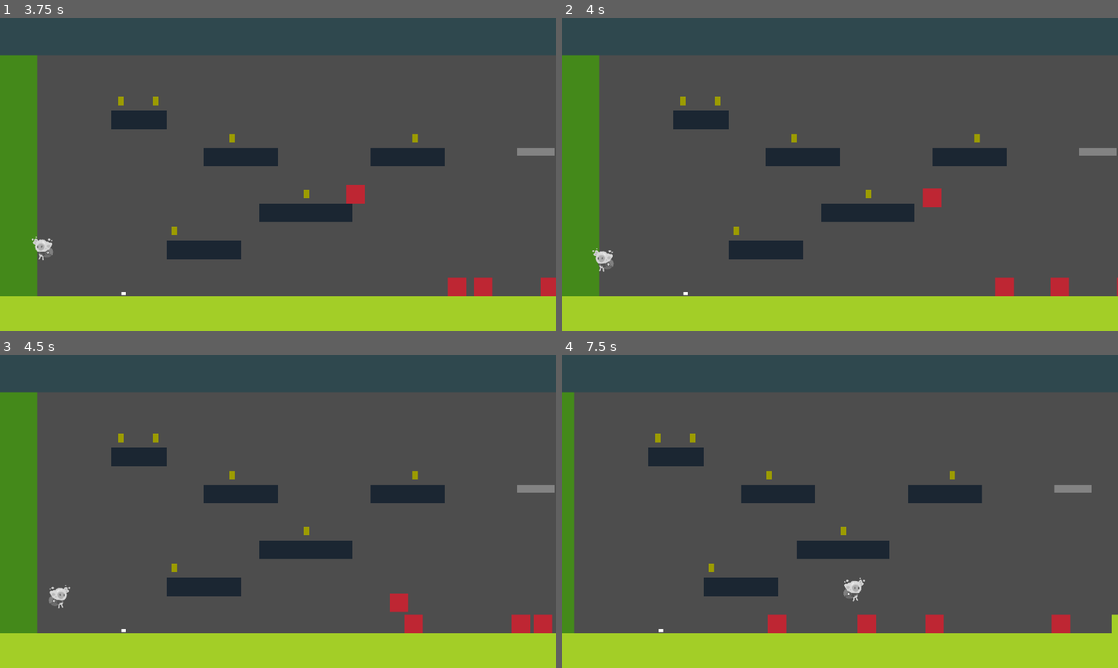
Above: before the commit, frames 1-4 (two rows, left to right).
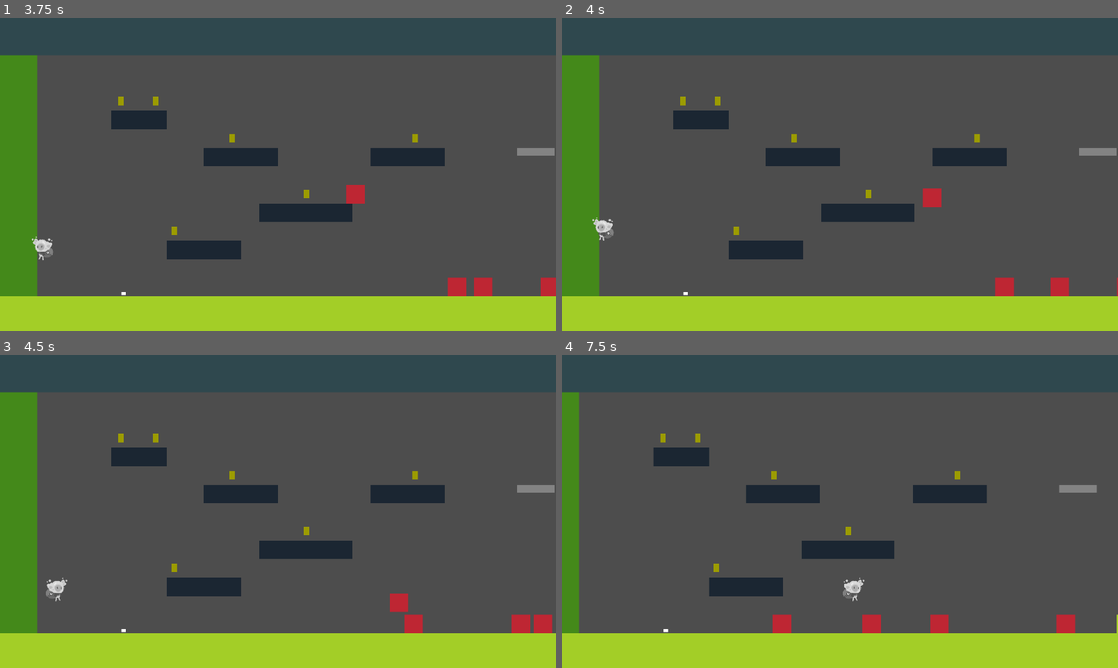
Above: after the commit, the same moments.

Repository: giuliosa/slyheart
Game: Godot game, scene res://Scenes/mock_stage_tiles.tscn
Two runs of this game, one before a commit and one after it. Both use one fixed random seed, a clock stepped at 60 frames per second and the inputs below.
Inputs:
- Up to frame 1 (3.75 s): hold Space (action) 0.53-1.28 s; hold D (move_right) 0.53-2.03 s; tap W (move_up) at 0.77, 1.52, 3.02 s; tap Space (action) at 1.35, 2.85 s; hold Space (action) 2.03-2.78 s; hold A (move_left) from 2.03 s (still down); hold Space (action) from 3.53 s (still down)
- Up to frame 2 (4 s): keep holding A (move_left); keep holding Space (action); tap W (move_up) at 3.77 s
- Up to frame 3 (4.5 s): release A (move_left) at 4.28 s; release Space (action) at 4.28 s; hold D (move_right) from 4.28 s (still down); tap Space (action) at 4.35 s
- Up to frame 4 (7.5 s): keep holding D (move_right); tap W (move_up) at 4.52, 6.02, 6.77 s; hold Space (action) 5.03-5.78 s; tap Space (action) at 5.85, 7.35 s; hold Space (action) 6.53-7.28 s

Frame 1 is identical in both runs. In frame 2, 0.3% of the frame differs, in the area x 5-10%, y 63-82%; in frame 3, 0.2%; in frame 4, 2.2%, in the area x 2-100%, y 12-89%.

Commit message:
Fixing wall behavior

Diff:
--- a/Scenes/Actors/Player/plataform_player.gd
+++ b/Scenes/Actors/Player/plataform_player.gd
@@ -35,7 +35,7 @@
 		velocity.x = 0
 
 	if is_on_wall():
-		velocity.y = 200
+		#velocity.y = 200
 		wall_normal = get_wall_normal()
 
 	# Handle jump.
@@ -47,15 +47,15 @@
 		jump_count += 1
 
 
-		#if is_on_wall():
-			#print("pulou da parede")
-			#is_jumping = true
-			#if wall_normal == Vector2.LEFT:
-				#velocity = Vector2(wall_normal.x * jump_velocity * -1, jump_velocity)
-			#if wall_normal == Vector2.RIGHT:
-				#velocity = Vector2(wall_normal.x * jump_velocity * -1, jump_velocity)
-			#
-			#print(velocity)
+		if is_on_wall():
+			jump_count = 1
+			print("pulou da parede")
+			if wall_normal == Vector2.LEFT:
+				velocity = Vector2(wall_normal.x * jump_velocity, -jump_velocity)
+			if wall_normal == Vector2.RIGHT:
+				velocity = Vector2(wall_normal.x * jump_velocity, -jump_velocity)
+
+			print(velocity)
 
 
 	elif is_on_floor():
--- a/Scenes/Actors/Player/plataform_player.tscn
+++ b/Scenes/Actors/Player/plataform_player.tscn
@@ -11,7 +11,7 @@
 size = Vector2(16, 27)
 
 [sub_resource type="RectangleShape2D" id="RectangleShape2D_08kxk"]
-size = Vector2(60, 71)
+size = Vector2(60, 54)
 
 [node name="Player" type="CharacterBody2D"]
 collision_mask = 22
@@ -40,7 +40,7 @@
 collision_mask = 4
 
 [node name="Collision" type="CollisionShape2D" parent="Hurtbox"]
-position = Vector2(8, -32.5)
+position = Vector2(8, -41)
 shape = SubResource("RectangleShape2D_08kxk")
 debug_color = Color(0.815686, 0.298039, 0.14902, 0.419608)
 
--- a/project.godot
+++ b/project.godot
@@ -87,6 +87,7 @@
 action={
 "deadzone": 0.5,
 "events": [Object(InputEventKey,"resource_local_to_scene":false,"resource_name":"","device":-1,"window_id":0,"alt_pressed":false,"shift_pressed":false,"ctrl_pressed":false,"meta_pressed":false,"pressed":false,"keycode":0,"physical_keycode":32,"key_label":0,"unicode":32,"echo":false,"script":null)
+, Object(InputEventKey,"resource_local_to_scene":false,"resource_name":"","device":-1,"window_id":0,"alt_pressed":false,"shift_pressed":false,"ctrl_pressed":false,"meta_pressed":false,"pressed":false,"keycode":0,"physical_keycode":90,"key_label":0,"unicode":122,"echo":false,"script":null)
 ]
 }
 
